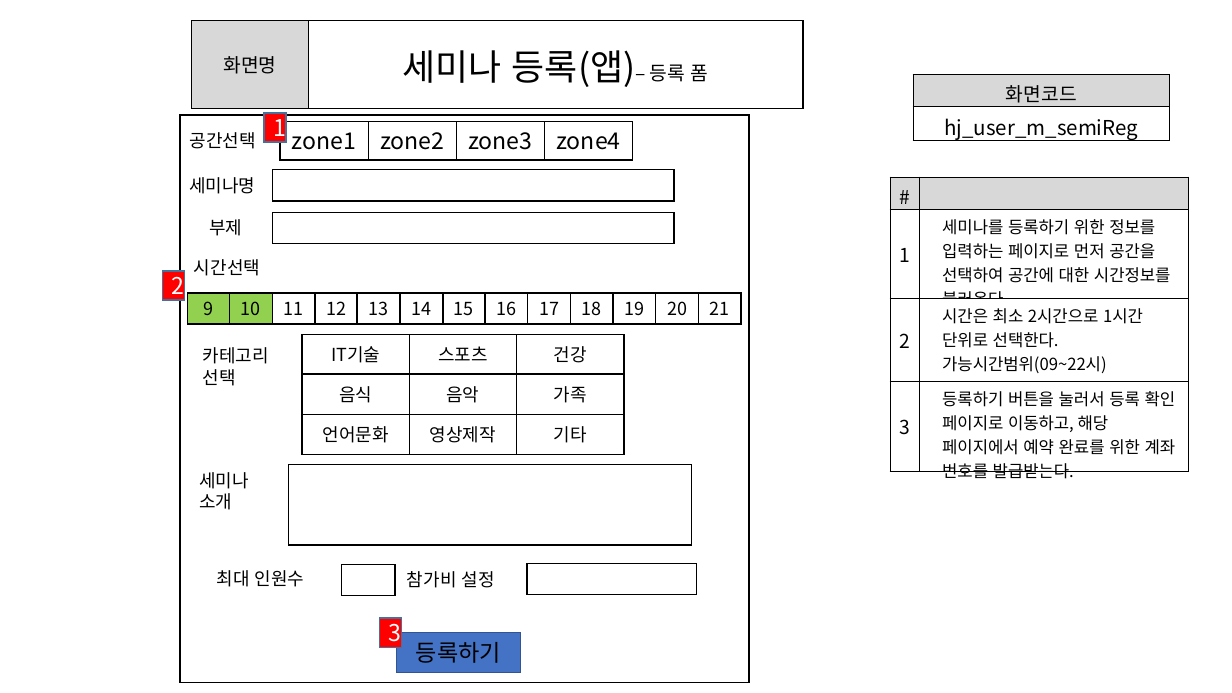
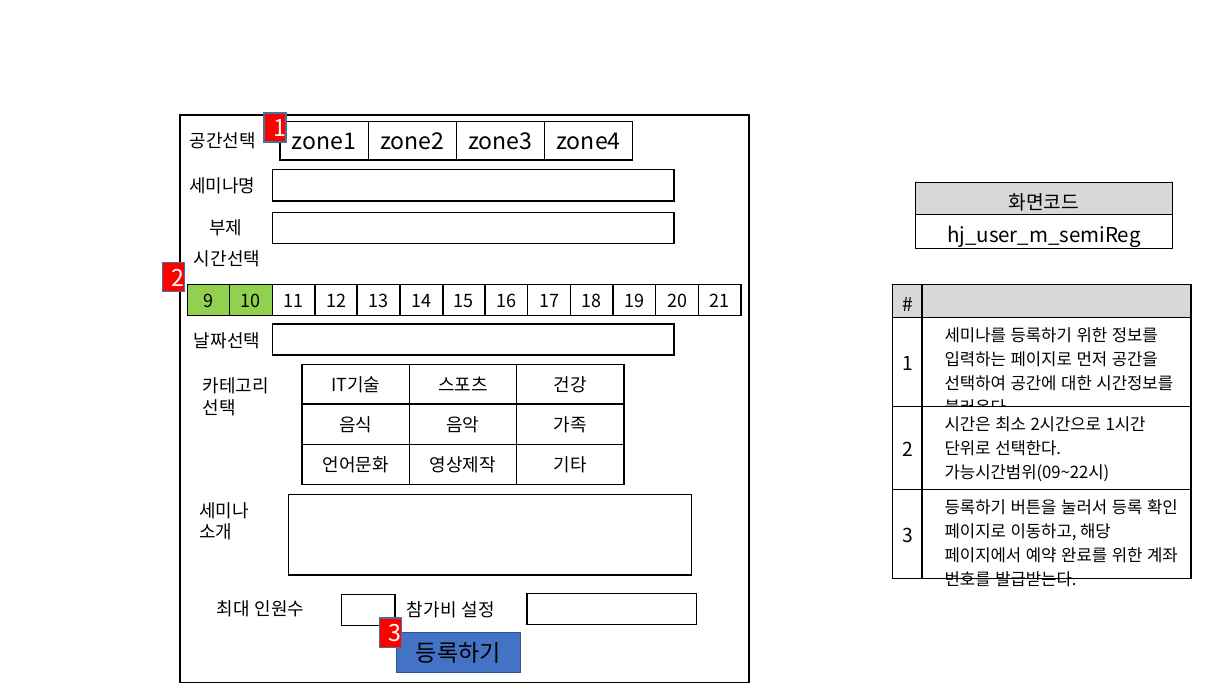
Before and after one commit to ezenteam2/e-Zone, a slide deck: slide 9 of 0 발표용 파워포인트/project05 - 파워포인트 종합 - 형준.pptx. Drawn at 1232x693 pixels with LibreOffice and Linux fonts; fonts in the diff are those of the drawing; background and template pictures are left out. Boxes give left, top, right and bottom in pixels: in the first picture for what was removed or moved away, otherwise in the second. Text is boxed around its words. In the diff, an @@ line names an element or a change of style, - is before the commit and + after.

```diff
--- a/0 발표용 파워포인트/project05 - 파워포인트 종합 - 형준.pptx
+++ b/0 발표용 파워포인트/project05 - 파워포인트 종합 - 형준.pptx
@@ table removed at [192,20,803,107], 1 rows, 2 columns @@
-화면명 | 세미나 등록(앱)– 등록 폼
@@ table: place and size @@
-table at [913,75,1169,144]
+table at [916,182,1172,251]
@@ 14 rectangles, 1 text: place and size @@
-14 rectangles, 1 text at [163,259,741,324]
+14 rectangles, 1 text at [163,250,741,316]
@@ table: place and size @@
-table at [890,177,1189,483]
+table at [893,285,1191,591]
@@ rectangle added at [273,324,675,356], outline #000000 1 pt @@
@@ text added at [945,327,1072,515], 32 pt, text #FFFFFF @@
+세미나등록(앱) – 등록 폼
@@ text added at [194,332,260,349], 14 pt, text #000000 @@
+날짜선택
@@ 12 rectangles, 4 texts: place and size @@
-12 rectangles, 4 texts at [199,335,696,596]
+12 rectangles, 4 texts at [199,364,696,626]
```
Also in this commit, not shown: 36 other slides changed, 1 slide added, 1 slide removed, 12 other files.
